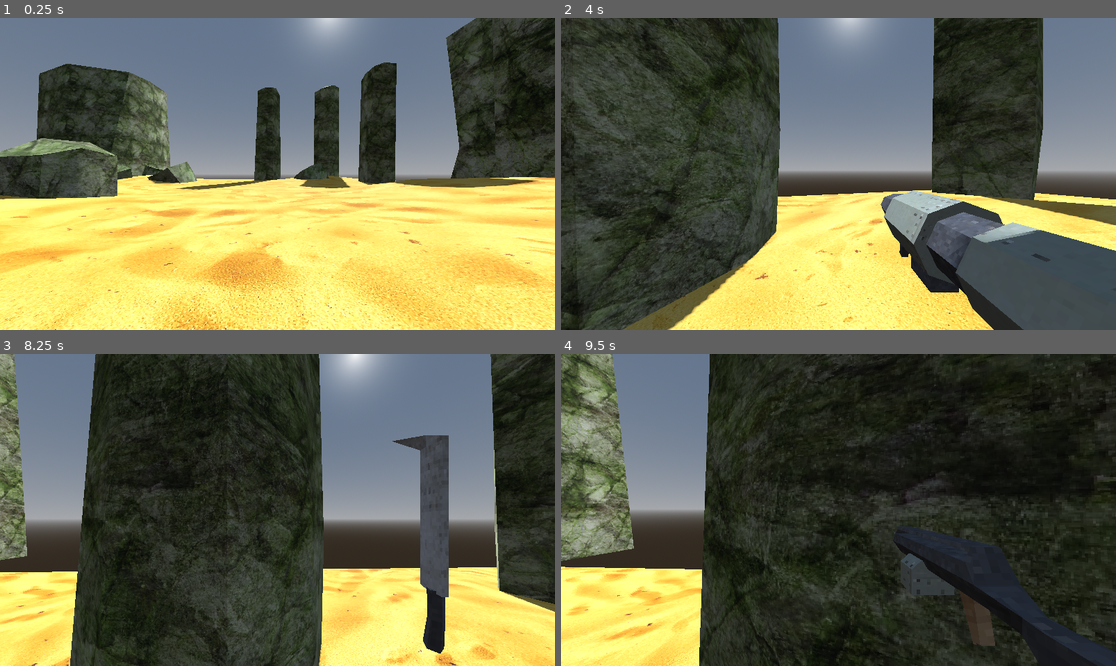
Above: before the commit, frames 1-4 (two rows, left to right).
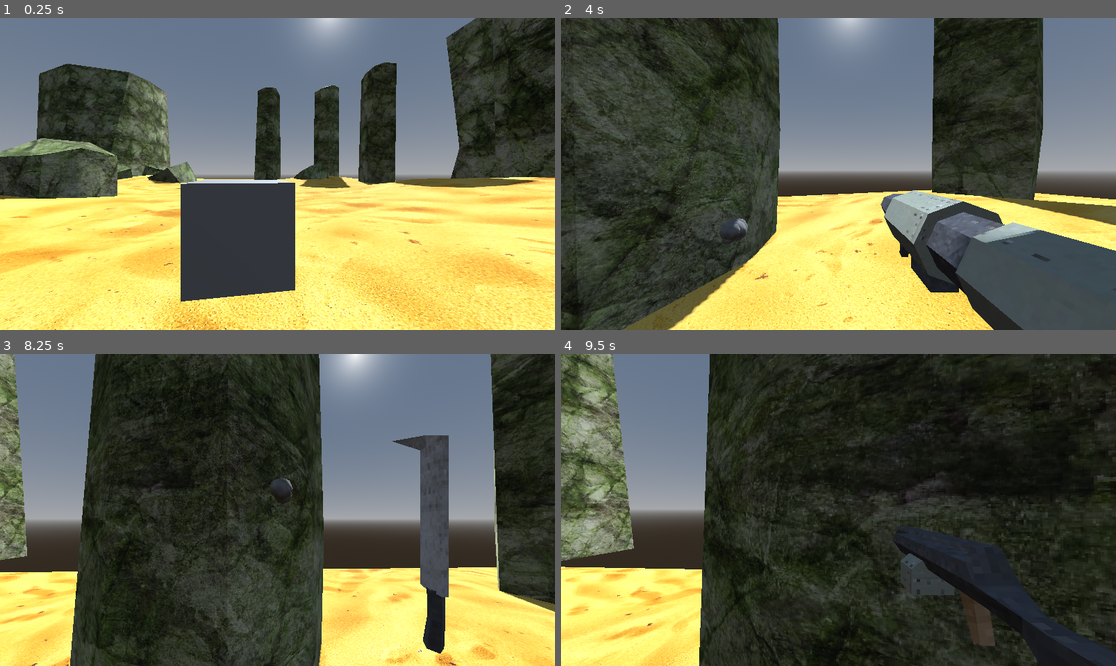
Above: after the commit, the same moments.

Repository: DavidWalshCode/Eldritch-Echoes
Game: Godot game, scene res://levels/level1.tscn
Same seed, same stepped clock (60 frames per second), same inputs: the game is played once before the commit and once after it.
Inputs (mouse positions are in pixels of both pictures, inside the frame that each line leads up to):
- Up to frame 1 (0.25 s): no input
- Up to frame 2 (4 s): tap Enter at 0.5 s; move the mouse to (866, 174) at 0.52 s; hold W (move_forwards) from 0.53 s (still down); tap 1 at 0.6 s; tap Space (jump) at 0.77, 1.52, 3.02, 3.77 s; move the mouse to (810, 174) at 1.27 s; tap 2 at 1.35 s; move the mouse to (849, 167) at 2.02 s; tap 3 at 2.1 s; move the mouse to (832, 180) at 2.77 s; tap 4 at 2.85 s; move the mouse to (877, 177) at 3.52 s; tap 5 at 3.6 s
- Up to frame 3 (8.25 s): tap R (restart) at 4.15 s; move the mouse to (233, 506) at 4.27 s; tap 6 at 4.35 s; tap Space (jump) at 4.52, 6.02, 6.77, 7.52 s; move the mouse to (283, 510) at 5.02 s; tap 7 at 5.1 s; move the mouse to (255, 503) at 5.77 s; release W (move_forwards) at 5.78 s; hold D (move_right) 5.78-6.53 s; tap 8 at 5.85 s; move the mouse to (305, 510) at 6.52 s; hold W (move_forwards) from 6.53 s (still down); tap 9 at 6.6 s; move the mouse to (249, 510) at 7.27 s; tap 0 at 7.35 s; move the mouse to (288, 503) at 8.02 s; tap 1 at 8.1 s
- Up to frame 4 (9.5 s): move the mouse to (832, 516) at 8.77 s; release W (move_forwards) at 8.78 s; hold A (move_left) from 8.78 s (still down); tap 2 at 8.85 s; tap Space (jump) at 9.02 s

The runs differ from the first frame. In frame 1, 7.6% of the frame differs, in the area x 32-54%, y 51-91%; in frame 2, 0.1%; in frame 3, 0.1%; in frame 4, nothing differs.

Commit message:
Adding Attack Emitter and Hit Scan

Diff:
--- a/characters/damage_data.gd
+++ b/characters/damage_data.gd
@@ -3,5 +3,6 @@
 class_name DamageData
 
 var amount = 1
+var hit_position : Vector3
 #var damaged_by = null
 #var direction : Vector3
--- a/characters/player/player.gd
+++ b/characters/player/player.gd
@@ -72,3 +72,6 @@
 func kill():
 	dead = true
 	character_mover.set_move_dir(Vector3.ZERO) # Make sure the player can't move when they die
+
+func hurt(damage_data : DamageData):
+	health_manager.hurt(damage_data)
--- a/characters/player/player.tscn
+++ b/characters/player/player.tscn
@@ -8,6 +8,8 @@
 [ext_resource type="PackedScene" uid="uid://cmlj5aagpq6ln" path="res://weapons/assets/rawweapons/machinegun.glb" id="3_te2x3"]
 [ext_resource type="PackedScene" uid="uid://byunlgbocn88k" path="res://weapons/assets/rawweapons/rocketlauncher.glb" id="5_l5ban"]
 [ext_resource type="PackedScene" uid="uid://nvmmiy60msaq" path="res://weapons/assets/rawweapons/shotgun.glb" id="6_ppfjd"]
+[ext_resource type="PackedScene" uid="uid://cseo8mpaiiufc" path="res://weapons/attackemitters/attack_emitter.tscn" id="7_bs2up"]
+[ext_resource type="PackedScene" uid="uid://dm2b4wrpid53g" path="res://weapons/attackemitters/hit_scan_attack_emitter.tscn" id="8_de1u1"]
 
 [sub_resource type="CapsuleShape3D" id="CapsuleShape3D_xwpu4"]
 
@@ -212,7 +214,7 @@
 }
 
 [node name="Player" type="CharacterBody3D"]
-collision_layer = 2
+collision_layer = 6
 collision_mask = 3
 script = ExtResource("1_sw706")
 
@@ -295,7 +297,15 @@
 [node name="RocketLauncher" parent="Camera3D/WeaponManager/Weapons/RocketLauncher/Graphics" instance=ExtResource("5_l5ban")]
 transform = Transform3D(1.2503, 0, 0, 0, 1.2503, 0, 0, 0, 1.2503, 0.414483, -0.86586, -0.419782)
 
+[node name="AttackEmitter" parent="Camera3D" instance=ExtResource("7_bs2up")]
+
+[node name="Timer" type="Timer" parent="Camera3D/AttackEmitter"]
+autostart = true
+
+[node name="HitScanAttackEmitter" parent="Camera3D/AttackEmitter" instance=ExtResource("8_de1u1")]
+
 [node name="CharacterMover" parent="." instance=ExtResource("2_k2lt6")]
 
 [node name="HealthManager" parent="." instance=ExtResource("3_c6yru")]
-verbose = false
+
+[connection signal="timeout" from="Camera3D/AttackEmitter/Timer" to="Camera3D/AttackEmitter" method="fire"]
--- /dev/null
+++ b/effects/bullet_hit_effect.tscn
@@ -0,0 +1,90 @@
+[gd_scene load_steps=11 format=3 uid="uid://dnhrns73pwrmq"]
+
+[ext_resource type="Texture2D" uid="uid://dhud8rywluaw6" path="res://effects/circle32.png" id="1_pl70d"]
+
+[sub_resource type="StandardMaterial3D" id="StandardMaterial3D_1g7jl"]
+transparency = 2
+alpha_scissor_threshold = 0.5
+alpha_antialiasing_mode = 0
+shading_mode = 0
+albedo_color = Color(1, 1, 0.478431, 1)
+albedo_texture = ExtResource("1_pl70d")
+texture_filter = 2
+billboard_mode = 3
+billboard_keep_scale = true
+particles_anim_h_frames = 1
+particles_anim_v_frames = 1
+particles_anim_loop = false
+
+[sub_resource type="ParticleProcessMaterial" id="ParticleProcessMaterial_o1wb5"]
+spread = 180.0
+initial_velocity_min = 3.0
+initial_velocity_max = 5.0
+scale_min = 0.03
+scale_max = 0.03
+
+[sub_resource type="QuadMesh" id="QuadMesh_l2sjj"]
+
+[sub_resource type="StandardMaterial3D" id="StandardMaterial3D_kie2m"]
+transparency = 1
+vertex_color_use_as_albedo = true
+
+[sub_resource type="Gradient" id="Gradient_2l36i"]
+offsets = PackedFloat32Array(0.601626, 0.99187)
+colors = PackedColorArray(1, 1, 1, 1, 1, 1, 1, 0)
+
+[sub_resource type="GradientTexture1D" id="GradientTexture1D_8irno"]
+gradient = SubResource("Gradient_2l36i")
+
+[sub_resource type="ParticleProcessMaterial" id="ParticleProcessMaterial_nmjpn"]
+emission_shape = 1
+emission_sphere_radius = 0.3
+particle_flag_rotate_y = true
+gravity = Vector3(0, 0.1, 0)
+angular_velocity_min = -10.0
+angular_velocity_max = 10.0
+angle_max = 720.0
+scale_min = 0.4
+scale_max = 0.5
+color = Color(0.501961, 0.501961, 0.501961, 0.772549)
+color_ramp = SubResource("GradientTexture1D_8irno")
+
+[sub_resource type="SphereMesh" id="SphereMesh_acq7n"]
+radial_segments = 7
+rings = 3
+
+[sub_resource type="QuadMesh" id="QuadMesh_p6j18"]
+
+[node name="BulletHitEffect" type="Node3D"]
+
+[node name="SparkParticles" type="GPUParticles3D" parent="."]
+material_override = SubResource("StandardMaterial3D_1g7jl")
+emitting = false
+lifetime = 0.5
+one_shot = true
+explosiveness = 1.0
+process_material = SubResource("ParticleProcessMaterial_o1wb5")
+draw_pass_1 = SubResource("QuadMesh_l2sjj")
+
+[node name="SmokeParticles" type="GPUParticles3D" parent="."]
+material_override = SubResource("StandardMaterial3D_kie2m")
+emitting = false
+lifetime = 2.0
+one_shot = true
+explosiveness = 1.0
+process_material = SubResource("ParticleProcessMaterial_nmjpn")
+draw_pass_1 = SubResource("SphereMesh_acq7n")
+
+[node name="MeshInstance3D" type="MeshInstance3D" parent="."]
+visible = false
+mesh = SubResource("QuadMesh_p6j18")
+
+[node name="Decal" type="Decal" parent="."]
+transform = Transform3D(1, 0, 0, 0, 0, -1, 0, 1, 0, 0, 0, 0)
+size = Vector3(0.1, 0.1, 0.1)
+texture_albedo = ExtResource("1_pl70d")
+modulate = Color(0.0196078, 0.0196078, 0.0196078, 1)
+distance_fade_enabled = true
+
+[connection signal="tree_entered" from="." to="SparkParticles" method="restart"]
+[connection signal="tree_entered" from="." to="SmokeParticles" method="restart"]
--- a/levels/level1.tscn
+++ b/levels/level1.tscn
@@ -1,10 +1,12 @@
-[gd_scene load_steps=9 format=3 uid="uid://brusqmphxxu8w"]
+[gd_scene load_steps=12 format=3 uid="uid://brusqmphxxu8w"]
 
 [ext_resource type="PackedScene" uid="uid://bbgwnkh1pgxg6" path="res://environment/assets/outsideprops/rock_boulder.tscn" id="1_ckw1s"]
 [ext_resource type="PackedScene" uid="uid://bskhjsn5g71vi" path="res://environment/assets/outsideprops/rock_cliff.tscn" id="2_v7vk8"]
 [ext_resource type="PackedScene" uid="uid://dpi5qrl7udofx" path="res://environment/assets/outsideprops/rock_pillar.tscn" id="3_1ra72"]
 [ext_resource type="PackedScene" uid="uid://32jsvy2mqg47" path="res://environment/assets/ground/sand.tscn" id="4_ludcq"]
 [ext_resource type="PackedScene" uid="uid://b3g4rtj8g2p3d" path="res://characters/player/player.tscn" id="5_y2rsx"]
+[ext_resource type="PackedScene" uid="uid://cseo8mpaiiufc" path="res://weapons/attackemitters/attack_emitter.tscn" id="6_fcmwa"]
+[ext_resource type="PackedScene" uid="uid://dm2b4wrpid53g" path="res://weapons/attackemitters/hit_scan_attack_emitter.tscn" id="7_ahqfa"]
 
 [sub_resource type="ProceduralSkyMaterial" id="ProceduralSkyMaterial_7yqkd"]
 
@@ -14,6 +16,8 @@
 [sub_resource type="Environment" id="Environment_ublyh"]
 background_mode = 2
 sky = SubResource("Sky_jumne")
+
+[sub_resource type="BoxMesh" id="BoxMesh_a0dya"]
 
 [node name="Level1" type="Node3D"]
 
@@ -91,3 +95,16 @@
 
 [node name="Player" parent="." instance=ExtResource("5_y2rsx")]
 transform = Transform3D(-0.9855, 0, 0.169676, 0, 1, 0, -0.169676, 0, -0.9855, 20.0873, 1.3443, -10.4791)
+
+[node name="MeshInstance3D" type="MeshInstance3D" parent="."]
+transform = Transform3D(1, 0, 0, 0, 1, 0, 0, 0, 1, 20.1052, 1.26136, -8.1398)
+mesh = SubResource("BoxMesh_a0dya")
+
+[node name="AttackEmitter" parent="MeshInstance3D" instance=ExtResource("6_fcmwa")]
+
+[node name="HitScanAttackEmitter" parent="MeshInstance3D/AttackEmitter" instance=ExtResource("7_ahqfa")]
+
+[node name="Timer" type="Timer" parent="MeshInstance3D/AttackEmitter"]
+autostart = true
+
+[connection signal="timeout" from="MeshInstance3D/AttackEmitter/Timer" to="MeshInstance3D/AttackEmitter" method="fire"]
--- a/project.godot
+++ b/project.godot
@@ -83,3 +83,9 @@
 "events": [Object(InputEventKey,"resource_local_to_scene":false,"resource_name":"","device":-1,"window_id":0,"alt_pressed":false,"shift_pressed":false,"ctrl_pressed":false,"meta_pressed":false,"pressed":false,"keycode":0,"physical_keycode":70,"key_label":0,"unicode":102,"echo":false,"script":null)
 ]
 }
+
+[layer_names]
+
+avoidance/layer_1="Environment"
+avoidance/layer_2="Characters"
+avoidance/layer_3="Hitboxes"
--- /dev/null
+++ b/weapons/attackemitters/attack_emitter.gd
@@ -0,0 +1,24 @@
+extends Node3D
+
+# Script to handle all attacks made from weapons
+class_name AttackEmitter
+
+var bodies_to_exclude = []
+var damage = 1
+
+func set_damage(d: int):
+	damage = d
+	for child in get_children():
+		if child is AttackEmitter:
+			child.set_damage(d)
+
+func set_bodies_to_exclude(bodies: Array):
+	bodies_to_exclude = bodies
+	for child in get_children():
+		if child is AttackEmitter:
+			child.set_bodies_to_exclude(bodies)
+
+func fire():
+	for child in get_children():
+		if child is AttackEmitter:
+			child.fire()
--- /dev/null
+++ b/weapons/attackemitters/attack_emitter.tscn
@@ -0,0 +1,6 @@
+[gd_scene load_steps=2 format=3 uid="uid://cseo8mpaiiufc"]
+
+[ext_resource type="Script" path="res://weapons/attackemitters/attack_emitter.gd" id="1_k5tc2"]
+
+[node name="AttackEmitter" type="Node3D"]
+script = ExtResource("1_k5tc2")
--- /dev/null
+++ b/weapons/attackemitters/hit_scan_attack_emitter.gd
@@ -0,0 +1,33 @@
+extends AttackEmitter
+
+@onready var ray_cast_3d = $RayCast3D
+var hit_effect = preload("res://effects/bullet_hit_effect.tscn")
+
+func set_bodies_to_exclude(bodies : Array):
+	super(bodies)
+	for body in bodies:
+		ray_cast_3d.add_exception(body)
+
+func fire():
+	if ray_cast_3d.is_colliding():
+		if ray_cast_3d.get_collider().has_method("hurt"):
+			var damage_data = DamageData.new()
+			damage_data.amount = damage
+			damage_data.hit_position = ray_cast_3d.get_collision_point()
+			ray_cast_3d.get_collider().hurt(damage_data)
+		else:
+			# Basically want hit effect to face down the normal (be flat against the surface)
+			var hit_effect_instance : Node3D = hit_effect.instantiate()
+			get_tree().get_root().add_child(hit_effect_instance)
+			var hit_position : Vector3 = ray_cast_3d.get_collision_point()
+			var hit_normal : Vector3 = ray_cast_3d.get_collision_normal()
+			var look_at_position : Vector3 = hit_position + hit_normal
+			hit_effect_instance.global_position = hit_position
+
+			# If the normal is directly up or down, change the up direction. Because otherwise it will give an error
+			if hit_normal.is_equal_approx(Vector3.UP) or hit_normal.is_equal_approx(Vector3.DOWN):
+				hit_effect_instance.look_at(look_at_position, Vector3.RIGHT) # Set the direction to right
+			else:
+				hit_effect_instance.look_at(look_at_position)
+
+	super()
--- /dev/null
+++ b/weapons/attackemitters/hit_scan_attack_emitter.tscn
@@ -0,0 +1,10 @@
+[gd_scene load_steps=2 format=3 uid="uid://dm2b4wrpid53g"]
+
+[ext_resource type="Script" path="res://weapons/attackemitters/hit_scan_attack_emitter.gd" id="1_05kio"]
+
+[node name="HitScanAttackEmitter" type="Node3D"]
+script = ExtResource("1_05kio")
+
+[node name="RayCast3D" type="RayCast3D" parent="."]
+target_position = Vector3(0, 0, -10000)
+collision_mask = 5
Not shown: 1 places in characters/player/player.tscn that only renumber resources
Binary file added: effects/circle32.png
Not shown, added: effects/circle32.png.import
Binary file added: weapons/assets/rawweapons/circle32.png
Not shown, added: weapons/assets/rawweapons/circle32.png.import
